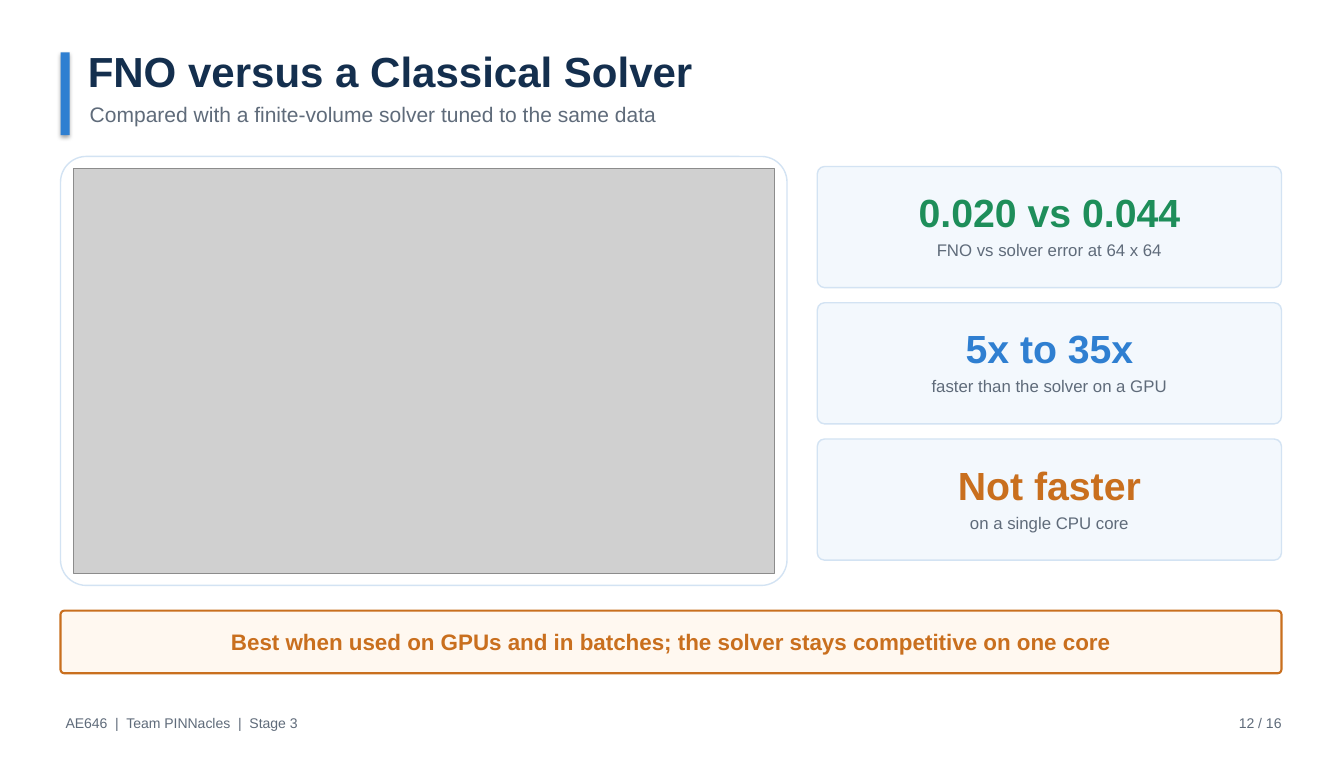
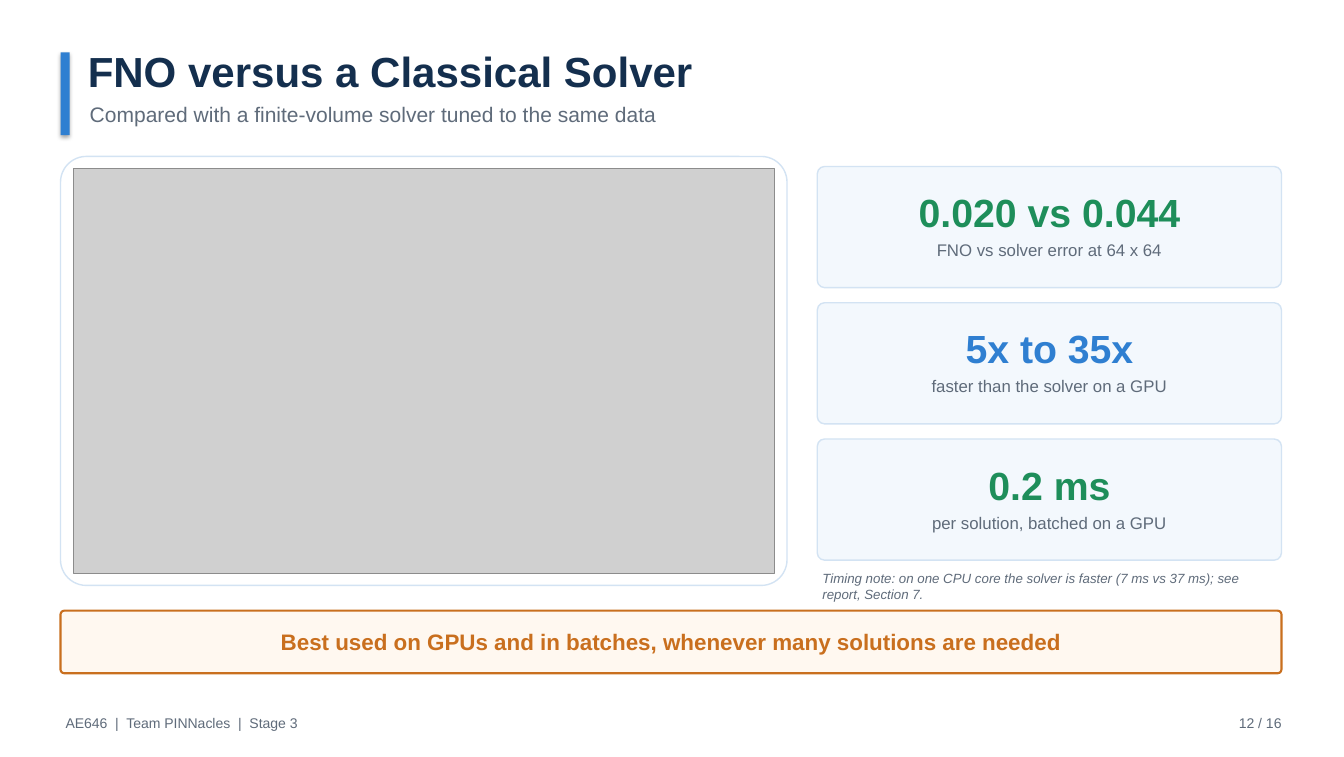
Before and after one commit to ARYAMANN7279/AE646-PINNacles, a slide deck: slide 12 of stage3/PINNacles_Stage3_FinalPresentation.pptx. Drawn at 1344x757 pixels with LibreOffice and Linux fonts; fonts in the diff are those of the drawing; grey boxes stand for pictures. Boxes give left, top, right and bottom in pixels: in the first picture for what was removed or moved away, otherwise in the second. Text is boxed around its words. In the diff, an @@ line names an element or a change of style, - is before the commit and + after.

```diff
--- a/stage3/PINNacles_Stage3_FinalPresentation.pptx
+++ b/stage3/PINNacles_Stage3_FinalPresentation.pptx
@@ text at [988, 472, 1111, 501]: text changed; text colour #C96F1E to #1E8E5A @@
-Not faster
+0.2 ms
@@ text at [932, 517, 1166, 533]: text changed @@
-on a single CPU core
+per solution, batched on a GPU
@@ text added at [822, 573, 1239, 602], 9.5 pt, text #5F6B7A, italic @@
+Timing note: on one CPU core the solver is faster (7 ms vs 37 ms); see report, Section 7.
@@ text at [281, 633, 1060, 655]: text changed @@
-Best when used on GPUs and in batches; the solver stays competitive on one core
+Best used on GPUs and in batches, whenever many solutions are needed
```
Also in this commit, not shown: 1 other slide changed, 2 other files.
